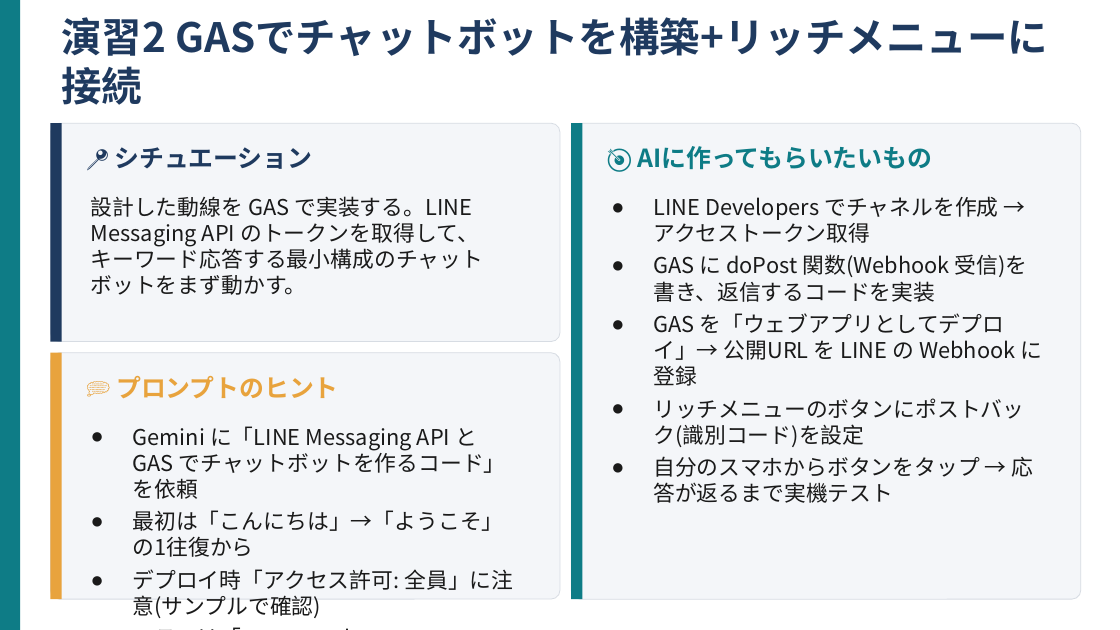
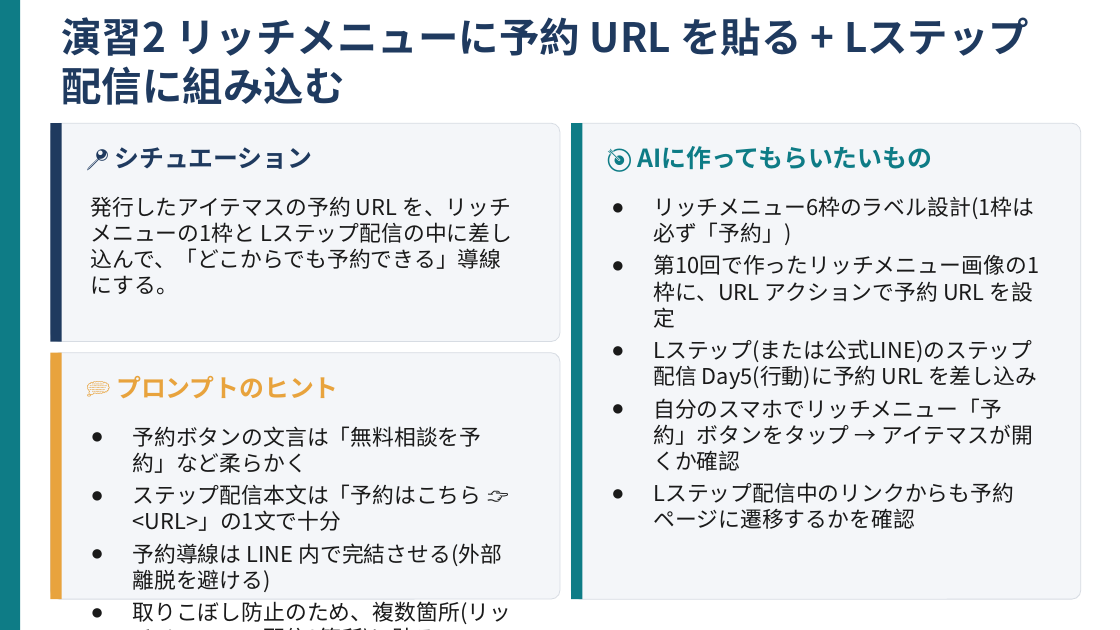
Before and after one commit to kana-story-321/github.io, a slide deck: slide 6 of lecture_pptx/out/s11/ワーク01.pptx. Drawn at 1120x630 pixels with LibreOffice and Linux fonts; fonts in the diff are those of the drawing. Boxes give left, top, right and bottom in pixels: in the first picture for what was removed or moved away, otherwise in the second. Text is boxed around its words. In the diff, an @@ line names an element or a change of style, - is before the commit and + after.

```diff
--- a/lecture_pptx/out/s11/ワーク01.pptx
+++ b/lecture_pptx/out/s11/ワーク01.pptx
@@ text at (61,17,801,56): text changed @@
-演習2 GASでチャットボットを構築+リッチメニューに接続
+演習2 リッチメニューに予約 URL を貼る + Lステップ配信に組み込む
@@ text at (91,197,511,295): text changed @@
-設計した動線を GAS で実装する。LINE Messaging API のトークンを取得して、キーワード応答する最小構成のチャットボットをまず動かす。
+発行したアイテマスの予約 URL を、リッチメニューの1枠と Lステップ配信の中に差し込んで、「どこからでも予約できる」導線にする。
@@ text at (653,196,1039,471): text changed @@
-● LINE Developers でチャネルを作成 → アクセストークン取得
-● GAS に doPost 関数(Webhook 受信)を書き、返信するコードを実装
-● GAS を「ウェブアプリとしてデプロイ」→ 公開URL を LINE の Webhook に登録
-● リッチメニューのボタンにポストバック(識別コード)を設定
-● 自分のスマホからボタンをタップ → 応答が返るまで実機テスト
+● リッチメニュー6枠のラベル設計(1枠は必ず「予約」)
+● 第10回で作ったリッチメニュー画像の1枠に、URL アクションで予約 URL を設定
+● Lステップ(または公式LINE)のステップ配信 Day5(行動)に予約 URL を差し込み
+● 自分のスマホでリッチメニュー「予約」ボタンをタップ → アイテマスが開くか確認
+● Lステップ配信中のリンクからも予約ページに遷移するかを確認
@@ text at (133,426,512,624): text changed @@
-● Gemini に「LINE Messaging API と GAS でチャットボットを作るコード」を依頼
-● 最初は「こんにちは」→「ようこそ」の1往復から
-● デプロイ時「アクセス許可: 全員」に注意(サンプルで確認)
-● エラーは「LINE Developers > Webhook 検証」でも確認できる
+● 予約ボタンの文言は「無料相談を予約」など柔らかく
+● ステップ配信本文は「予約はこちら 👉 <URL>」の1文で十分
+● 予約導線は LINE 内で完結させる(外部離脱を避ける)
+● 取りこぼし防止のため、複数箇所(リッチメニュー + 配信2箇所)に貼る
```
Also in this commit, not shown: 7 other slides changed, 5 other files.
